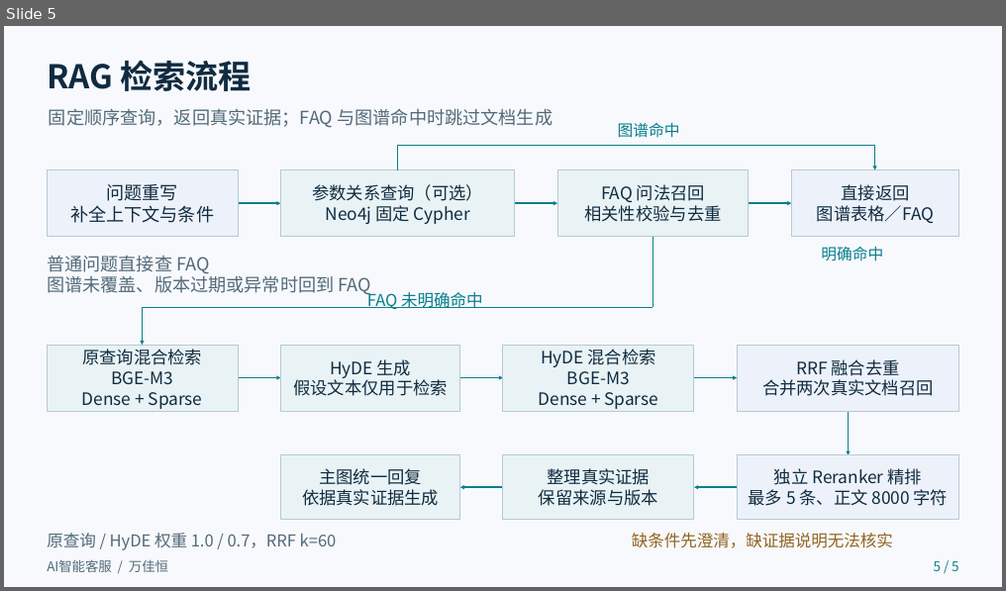
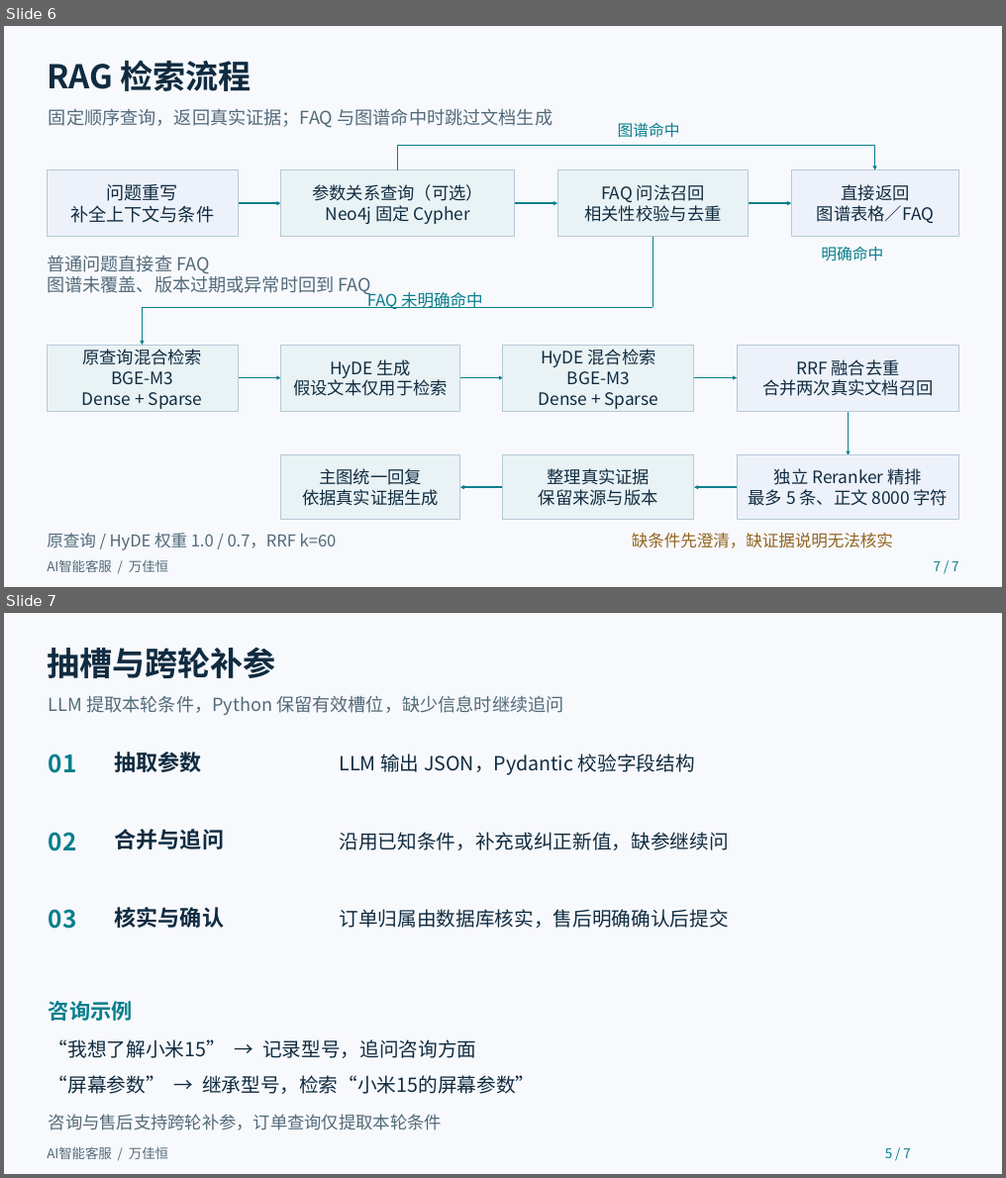
Before and after one commit to jakiewan/-, a slide deck: diagram/AI智能客服-AF06-万佳恒.pptx. Shown one above the other, each under a label of ours: slide 5 before the commit, slides 6 and 7 after it. The pictures are 1006x591 and 1006x1178 pixels, drawn with LibreOffice and Linux fonts; fonts in the diff are those of the drawing. Boxes give left, top, right and bottom in pixels: in the first picture for what was removed or moved away, otherwise in the second. Text is boxed around its words. In the diff, an @@ line names an element or a change of style, - is before the commit and + after.

```diff
--- a/diagram/AI智能客服-AF06-万佳恒.pptx
+++ b/diagram/AI智能客服-AF06-万佳恒.pptx
@@ slide 7 added at bbox=[4, 613, 1002, 1174], background #F7F9FC @@
@@ text added at bbox=[47, 647, 275, 678], 31.5 pt, text #102B40, bold @@
+抽槽与跨轮补参
@@ text added at bbox=[49, 695, 563, 715], 17.2 pt, text #536A79 @@
+LLM 提取本轮条件，Python 保留有效槽位，缺少信息时继续追问
@@ text added at bbox=[49, 754, 77, 773], 23.2 pt, text #087F8C, bold @@
+01
@@ text added at bbox=[115, 752, 202, 772], 21 pt, text #102B40, bold @@
+抽取参数
@@ text added at bbox=[340, 754, 695, 775], 18.8 pt, text #102B40 @@
+LLM 输出 JSON，Pydantic 校验字段结构
@@ text added at bbox=[49, 832, 77, 852], 23.2 pt, text #087F8C, bold @@
+02
@@ text added at bbox=[115, 829, 224, 850], 21 pt, text #102B40, bold @@
+合并与追问
@@ text added at bbox=[340, 832, 729, 851], 18.8 pt, text #102B40 @@
+沿用已知条件，补充或纠正新值，缺参继续问
@@ text added at bbox=[49, 909, 77, 929], 23.2 pt, text #087F8C, bold @@
+03
@@ text added at bbox=[115, 907, 224, 928], 21 pt, text #102B40, bold @@
+核实与确认
@@ text added at bbox=[340, 909, 729, 928], 18.8 pt, text #102B40 @@
+订单归属由数据库核实，售后明确确认后提交
@@ text added at bbox=[49, 1001, 133, 1021], 20.2 pt, text #087F8C, bold @@
+咨询示例
@@ text added at bbox=[49, 1040, 476, 1059], 18.8 pt, text #102B40 @@
+“我想了解小米15” → 记录型号，追问咨询方面
@@ text added at bbox=[49, 1075, 535, 1094], 18.8 pt, text #102B40 @@
+“屏幕参数” → 继承型号，检索“小米15的屏幕参数”
@@ text added at bbox=[49, 1114, 442, 1131], 16.5 pt, text #536A79 @@
+咨询与售后支持跨轮补参，订单查询仅提取本轮条件
@@ text added at bbox=[47, 1147, 168, 1159], 12.8 pt, text #536A79 @@
+AI智能客服 / 万佳恒
@@ text added at bbox=[885, 1149, 910, 1158], 12.8 pt, text #087F8C @@
+5 / 7
@@ what was slide 5 is now slide 6 @@
@@ slide 6 changed as well @@
@@ text at bbox=[934, 562, 958, 571]: text changed @@
-5 / 5
+7 / 7
```
Also in this commit, not shown: 4 other slides changed, 1 other slide added, 1 other file.
